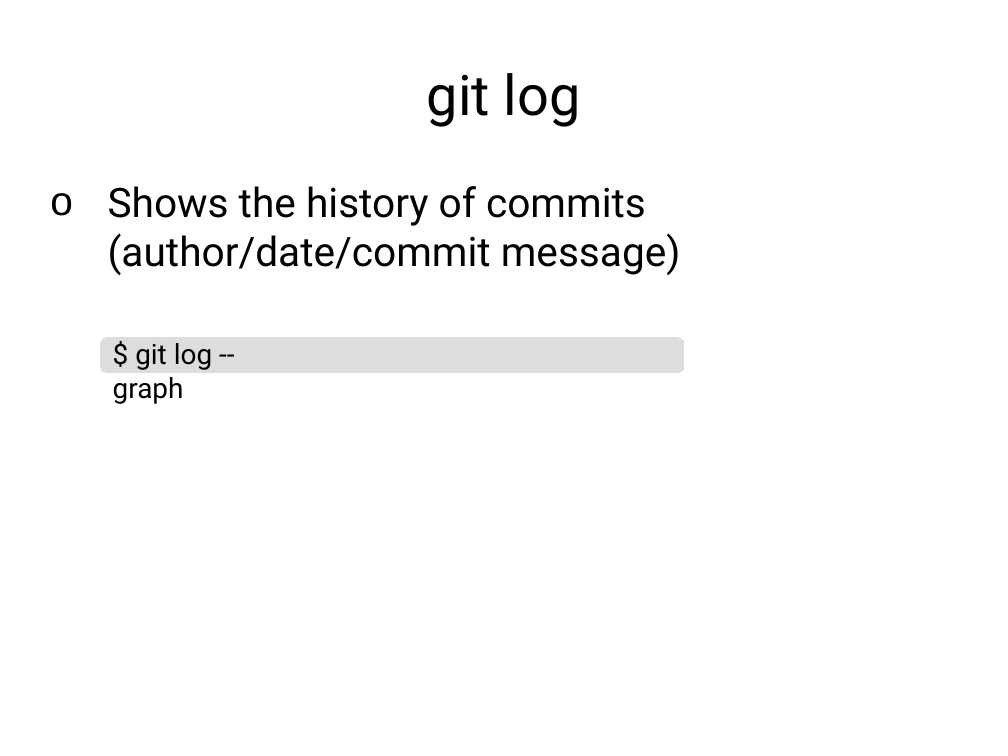
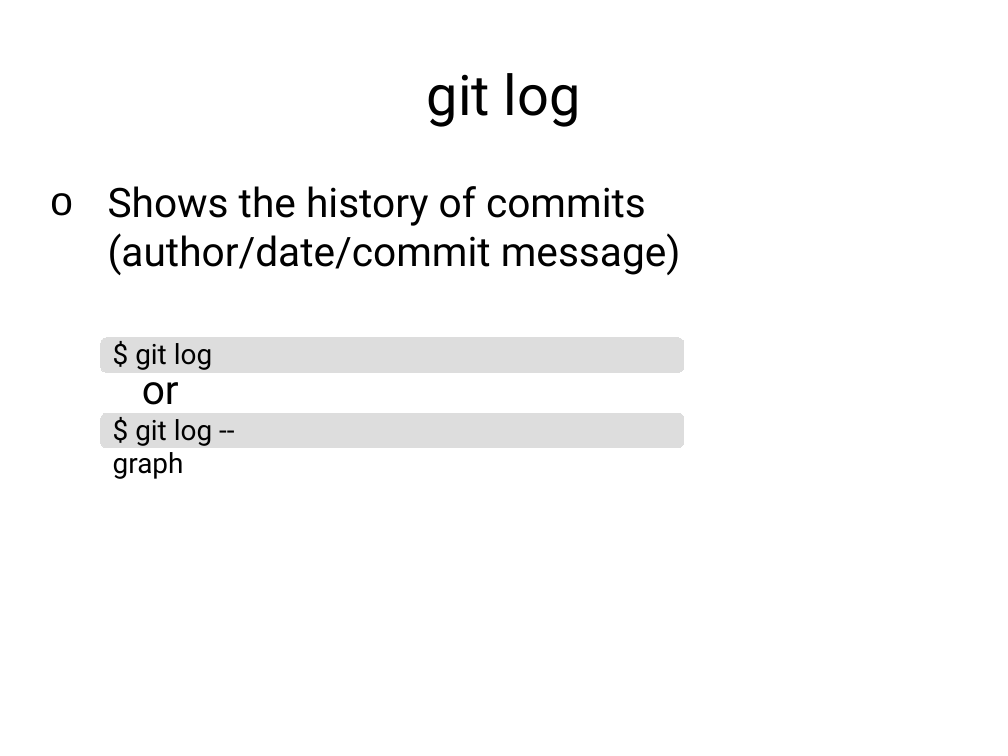
Before and after one commit to rachelplayer/isg-playground, a slide deck: slide 17 of git_workshop.pptx (slide 15 before the commit). Drawn at 1008x756 pixels with LibreOffice and Linux fonts; fonts in the diff are those of the drawing. Boxes give left, top, right and bottom in pixels: in the first picture for what was removed or moved away, otherwise in the second. Text is boxed around its words. In the diff, an @@ line names an element or a change of style, - is before the commit and + after.

```diff
--- a/git_workshop.pptx
+++ b/git_workshop.pptx
@@ text at (135,343,212,370): text changed @@
-$ git log --graph
+$ git log
@@ text at (142,367,179,405): paragraph added @@
+or
@@ freeform shape added at (101,413,684,448), fill #DDDDDD, outline #DDDDDD 0 pt @@
@@ text added at (113,419,212,479), 22 pt, text #000000 @@
+$ git log --graph
```
Also in this commit, not shown: 12 other slides changed, 5 slides added, 5 slides removed, 1 other file.
